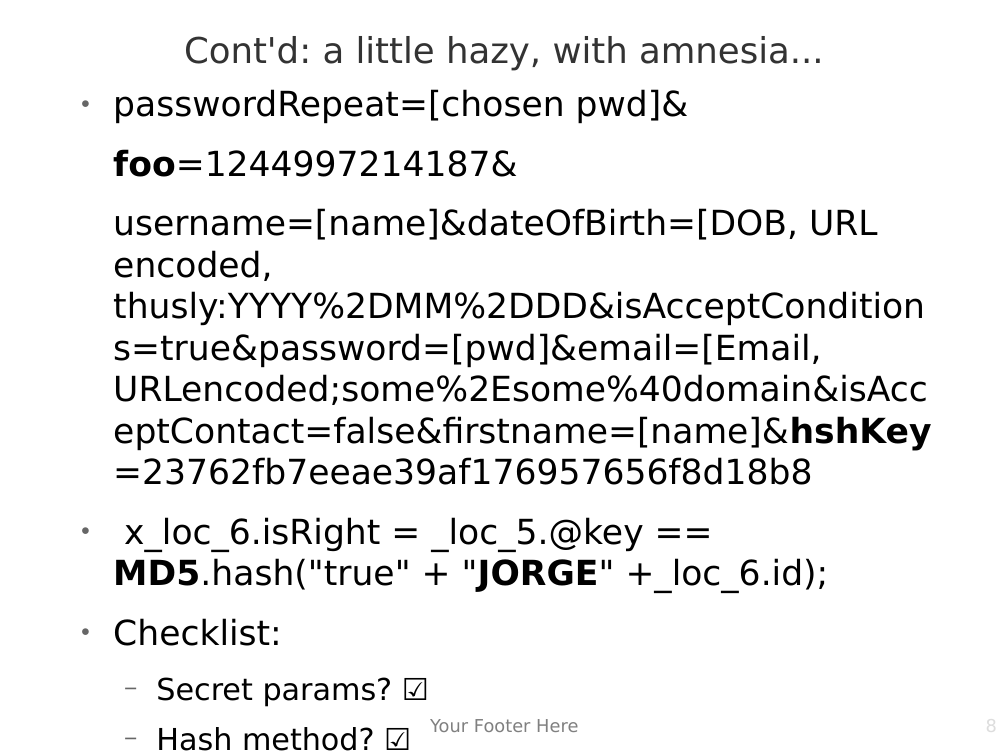
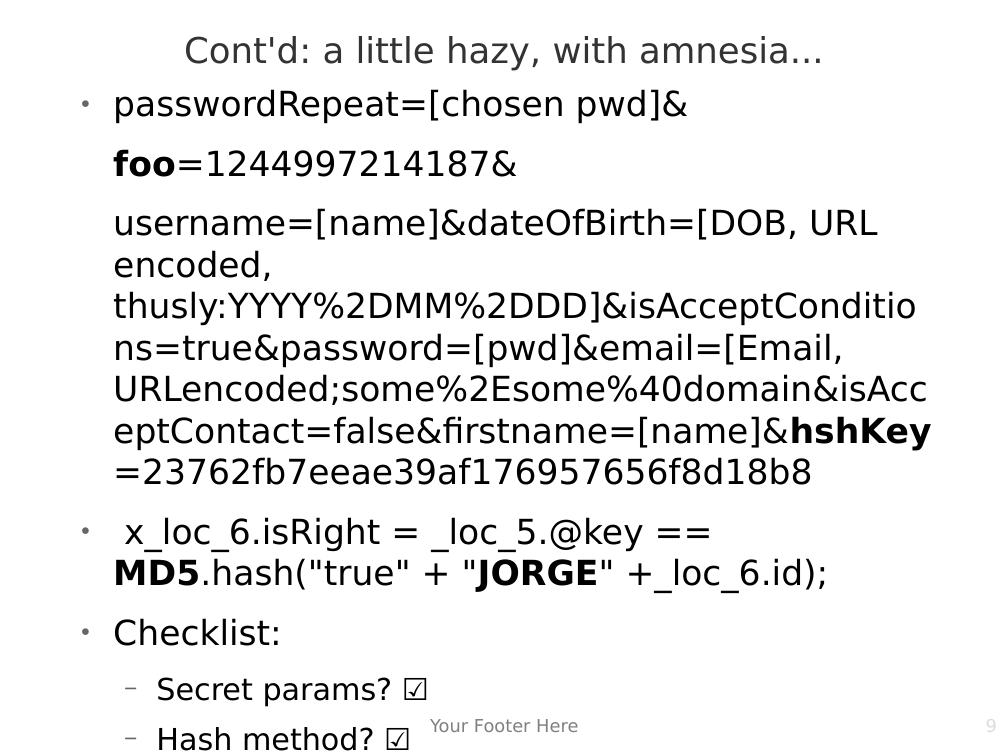
Before and after one commit to matiasw/disobey.fi-presentation, a slide deck: slide 9 of presis.odp (slide 8 before the commit). Drawn at 1008x756 pixels with LibreOffice and Linux fonts; fonts in the diff are those of the drawing; background and template pictures are left out. Boxes give left, top, right and bottom in pixels: in the first picture for what was removed or moved away, otherwise in the second. Text is boxed around its words. In the diff, an @@ line names an element or a change of style, - is before the commit and + after.

```diff
--- a/presis.odp
+++ b/presis.odp
@@ text at box(113, 208, 931, 485): text changed @@
-username=[name]&dateOfBirth=[DOB, URL encoded, thusly:YYYY%2DMM%2DDD&isAcceptConditions=true&password=[pwd]&email=[Email, URLencoded;some%2Esome%40domain&isAcceptContact=false&firstname=[name]&hshKey=23762fb7eeae39af176957656f8d18b8
+username=[name]&dateOfBirth=[DOB, URL encoded, thusly:YYYY%2DMM%2DDD]&isAcceptConditions=true&password=[pwd]&email=[Email, URLencoded;some%2Esome%40domain&isAcceptContact=false&firstname=[name]&hshKey=23762fb7eeae39af176957656f8d18b8
```
Also in this commit, not shown: 15 other slides changed, 1 slide removed.
